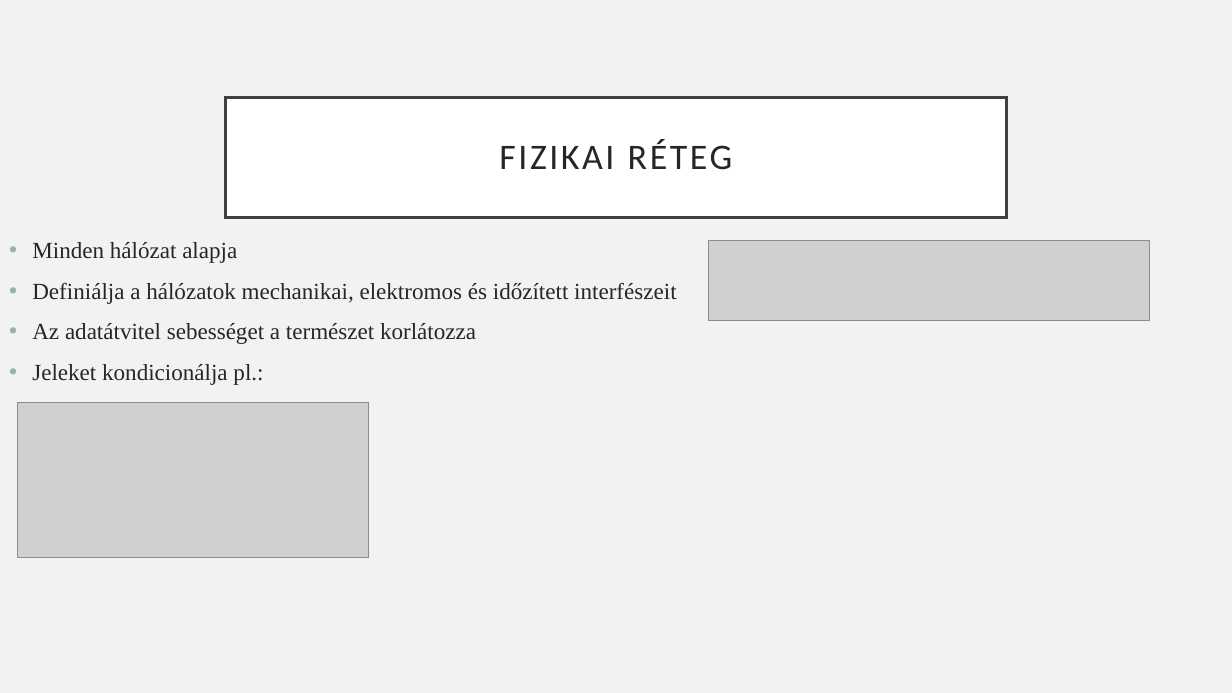
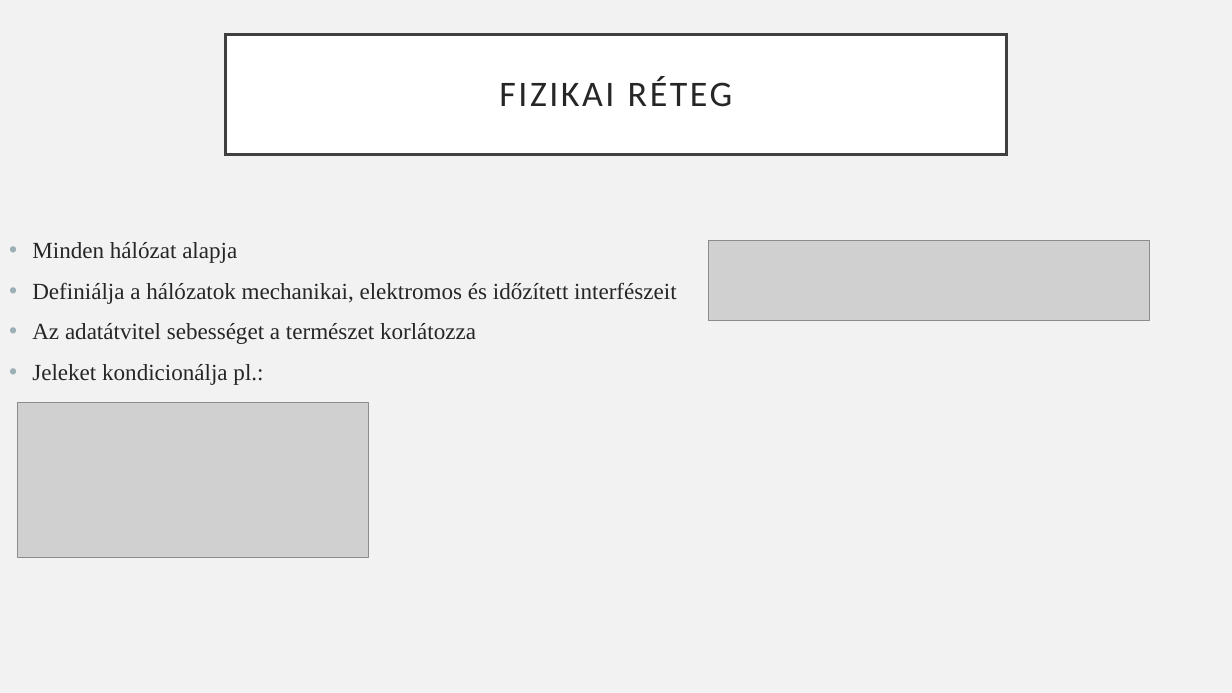
Before and after one commit to Feenc/sulishtml, a slide deck: slide 27 of cisco/cisco2.pptx. Drawn at 1232x693 pixels with LibreOffice and Linux fonts; fonts in the diff are those of the drawing; grey boxes stand for pictures. Boxes give left, top, right and bottom in pixels: in the first picture for what was removed or moved away, otherwise in the second. Text is boxed around its words. In the diff, an @@ line names an element or a change of style, - is before the commit and + after.

```diff
--- a/cisco/cisco2.pptx
+++ b/cisco/cisco2.pptx
@@ title "FIZIKAI RÉTEG": place and size @@
-title "FIZIKAI RÉTEG" at <box>226,97,1006,217</box>
+title "FIZIKAI RÉTEG" at <box>226,35,1006,155</box>
```
Also in this commit, not shown: 2 slides added, 5 other files.
